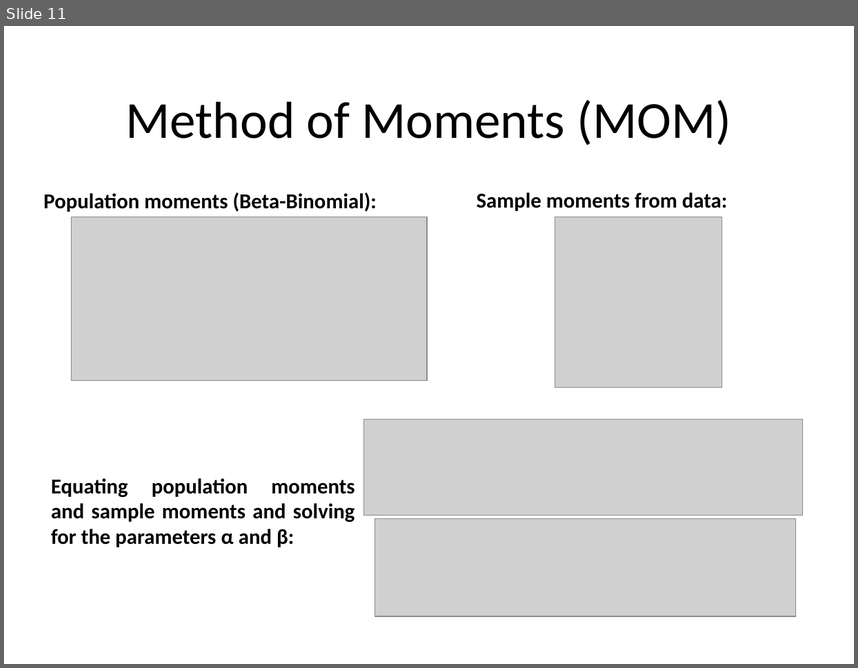
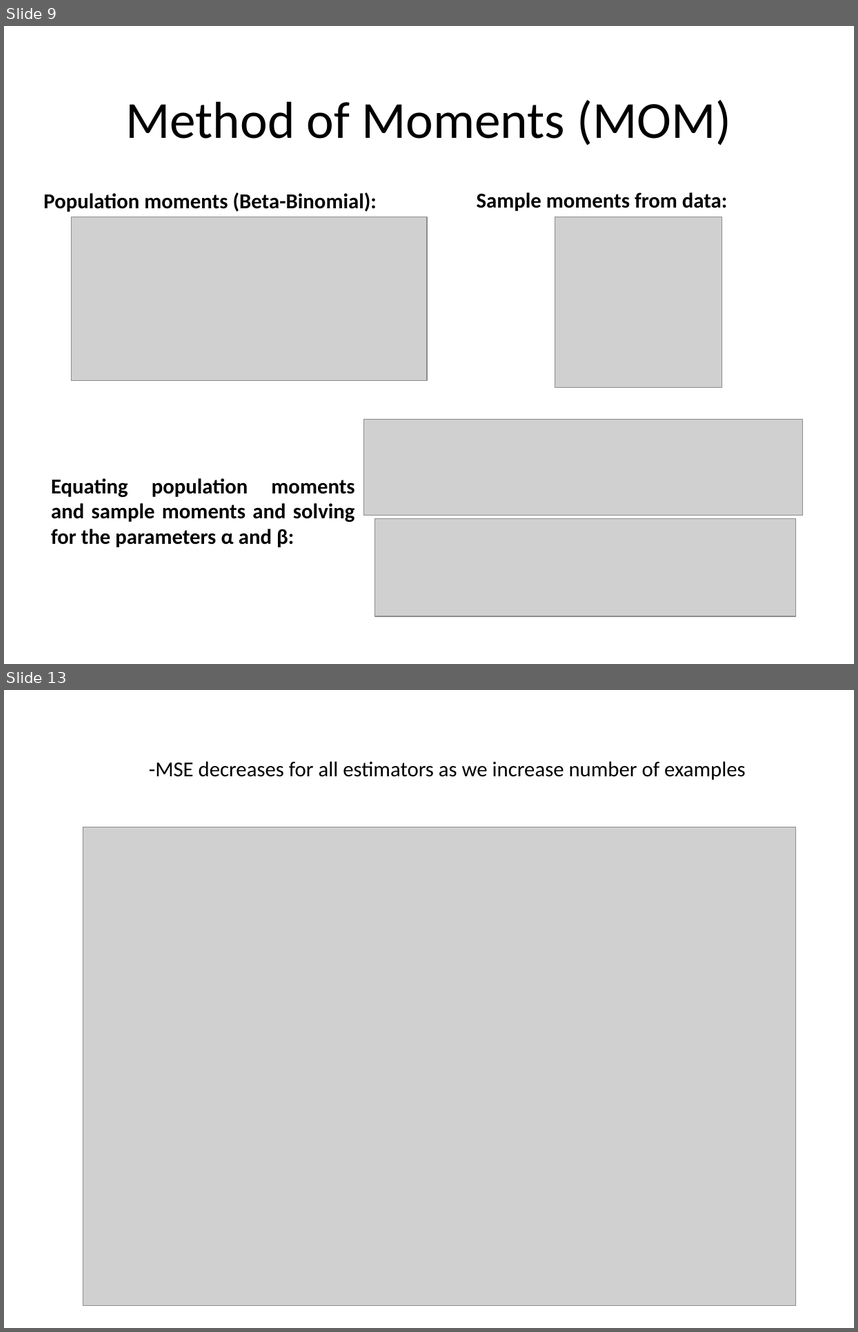
Before and after one commit to tadeze/PolyDistribution, a slide deck: FinalPresentation_polya.pptx. Shown one above the other, each under a label of ours: slide 11 before the commit, slides 9 and 13 after it; the slides between them are not shown. The pictures are 858x668 and 858x1332 pixels, drawn with LibreOffice and Linux fonts; fonts in the diff are those of the drawing; grey boxes stand for pictures. Boxes give left, top, right and bottom in pixels: in the first picture for what was removed or moved away, otherwise in the second. Text is boxed around its words. In the diff, an @@ line names an element or a change of style, - is before the commit and + after.

```diff
--- a/FinalPresentation_polya.pptx
+++ b/FinalPresentation_polya.pptx
@@ slide 13 added at bbox=[4, 690, 854, 1328], background #FFFFFF @@
@@ text added at bbox=[149, 761, 746, 780], 18 pt, text #000000 @@
+-MSE decreases for all estimators as we increase number of examples
@@ picture added at bbox=[83, 827, 795, 1305] @@
@@ what was slide 11 is now slide 9 @@
```
Also in this commit, not shown: 5 slides changed, 7 other slides added, 9 slides removed, 13 other files.
